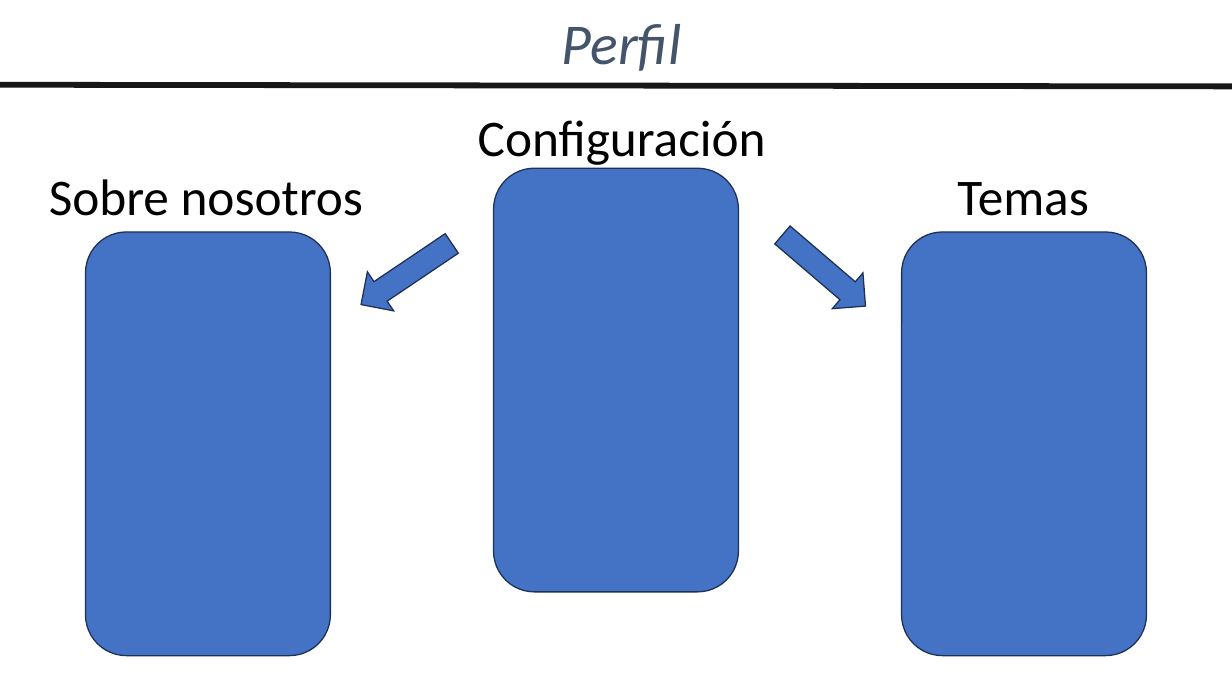
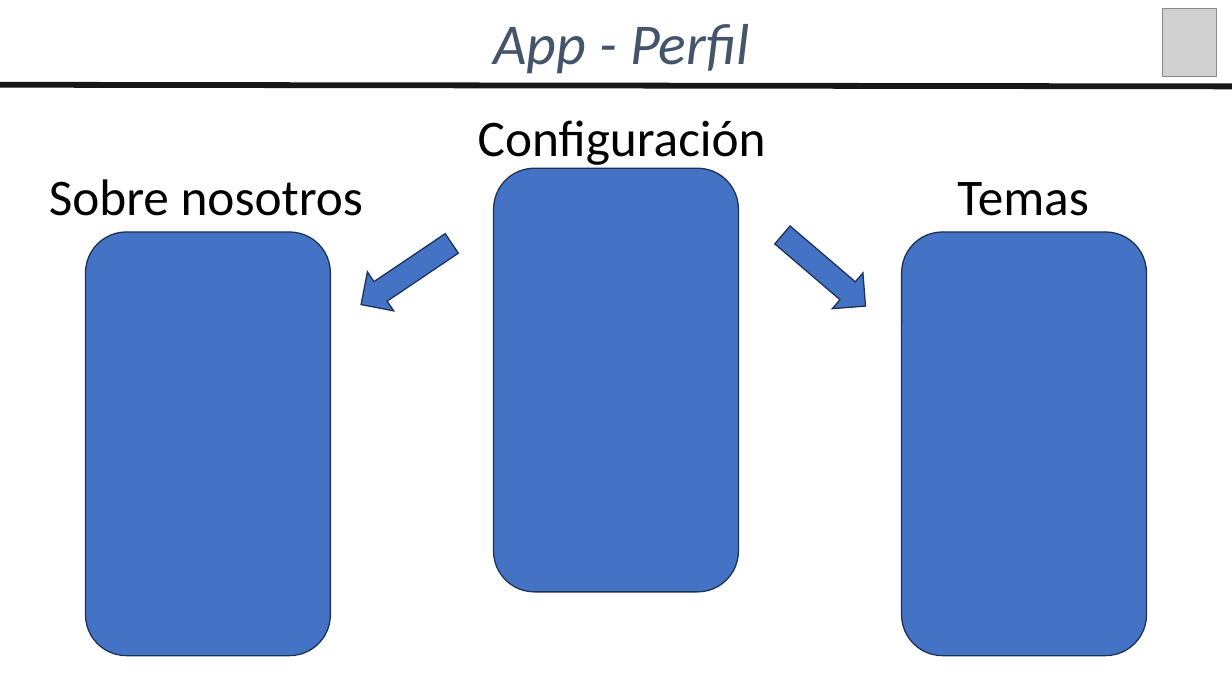
Before and after one commit to agchivite/Wewiza, a slide deck: slide 15 of 02_Documentacion/Presentacion_Wewiza.pptx (slide 7 before the commit). Drawn at 1232x693 pixels with LibreOffice and Linux fonts; fonts in the diff are those of the drawing; grey boxes stand for pictures. Boxes give left, top, right and bottom in pixels: in the first picture for what was removed or moved away, otherwise in the second. Text is boxed around its words. In the diff, an @@ line names an element or a change of style, - is before the commit and + after.

```diff
--- a/02_Documentacion/Presentacion_Wewiza.pptx
+++ b/02_Documentacion/Presentacion_Wewiza.pptx
@@ text at [493,24,750,74]: text changed @@
-Perfil
+App - Perfil
@@ picture added at [1163,8,1216,76] @@
```
Also in this commit, not shown: 7 other slides changed, 8 slides added, 2 slides removed.
